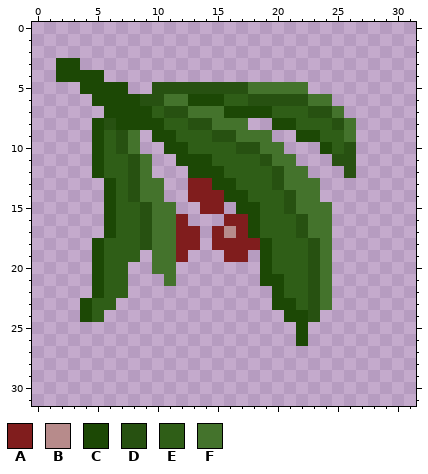
One commit to this pixel-art file: SpriteProjects/items/medicinalherb.aseprite. The first picture shows the starting point.
32x32 pixels, 1 frame.
Palette (. is transparent): A #801d1d  B #b78b8b  C #1c4805  D #275111  E #2f5e17  F #44732c
Pixels before, first column x 2:
 3 CC.......................
 4 CCCC.....................
 5 ..CCCC..DDDDDDDDFFFFF....
 6 ...CCCCDDFFCCCEEDDDDDFF..
 7 ....CCCCEDDFFFCCCCEEEDDF.
 8 ...CDCCCCEEDDFFF..CCEEEDF
 9 ...CEDF.CCEEEDDFFF..CCEEF
10 ...CEDF..CCEEEEDDFF...CED
11 ...CEEDF..CCCEEEEDFF...DD
12 ...CEEDF...CCCEEEEDFF...D
13 ....CEDFF..AACCEEEDFFF...
14 ....CEDFF..AAACCEEEDFF...
15 ....CEEDFF..AA.CCEEDFFF..
16 ....CEEDFFA...AACEEEDFF..
17 ....CEEDFFAA.ABACEEEDFF..
18 ...CEEEDFFAA.AAAACEEEDF..
19 ...CEEE.FFA...AA.CEEEDF..
20 ...CEE..FF.......CEEEDF..
21 ...CEE...F.......CCEEDF..
22 ...CEE............CEEDF..
23 ..CEE.............CCEDF..
24 ..CE...............CCD...
25 ....................C....
26 ....................C....
After the commit:
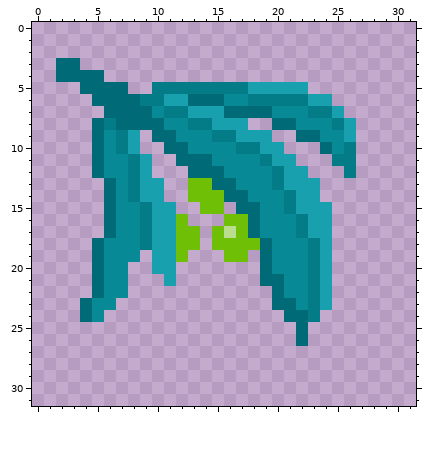
From old to new:
Colour A changes from #801d1d to #6fbf07.
Colour B changes from #b78b8b to #bbdd8e.
Colour C changes from #1c4805 to #006b76.
Colour D changes from #275111 to #037c88.
Colour E changes from #2f5e17 to #078996.
Colour F changes from #44732c to #19a0ae.
Pixel boxes of the changes (left, top, right, bottom) in both pictures:
changed: (56, 58, 356, 346)
